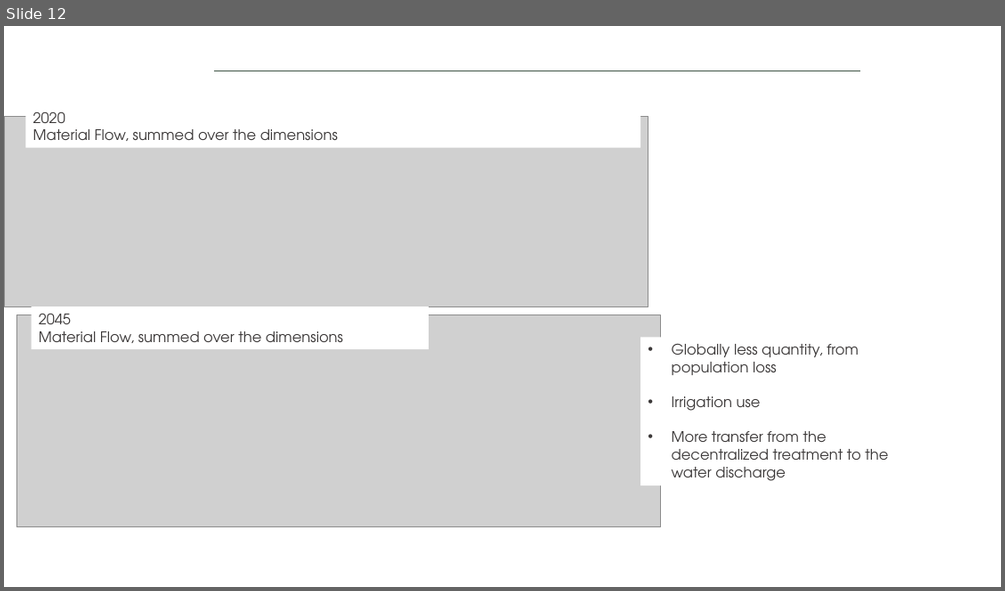
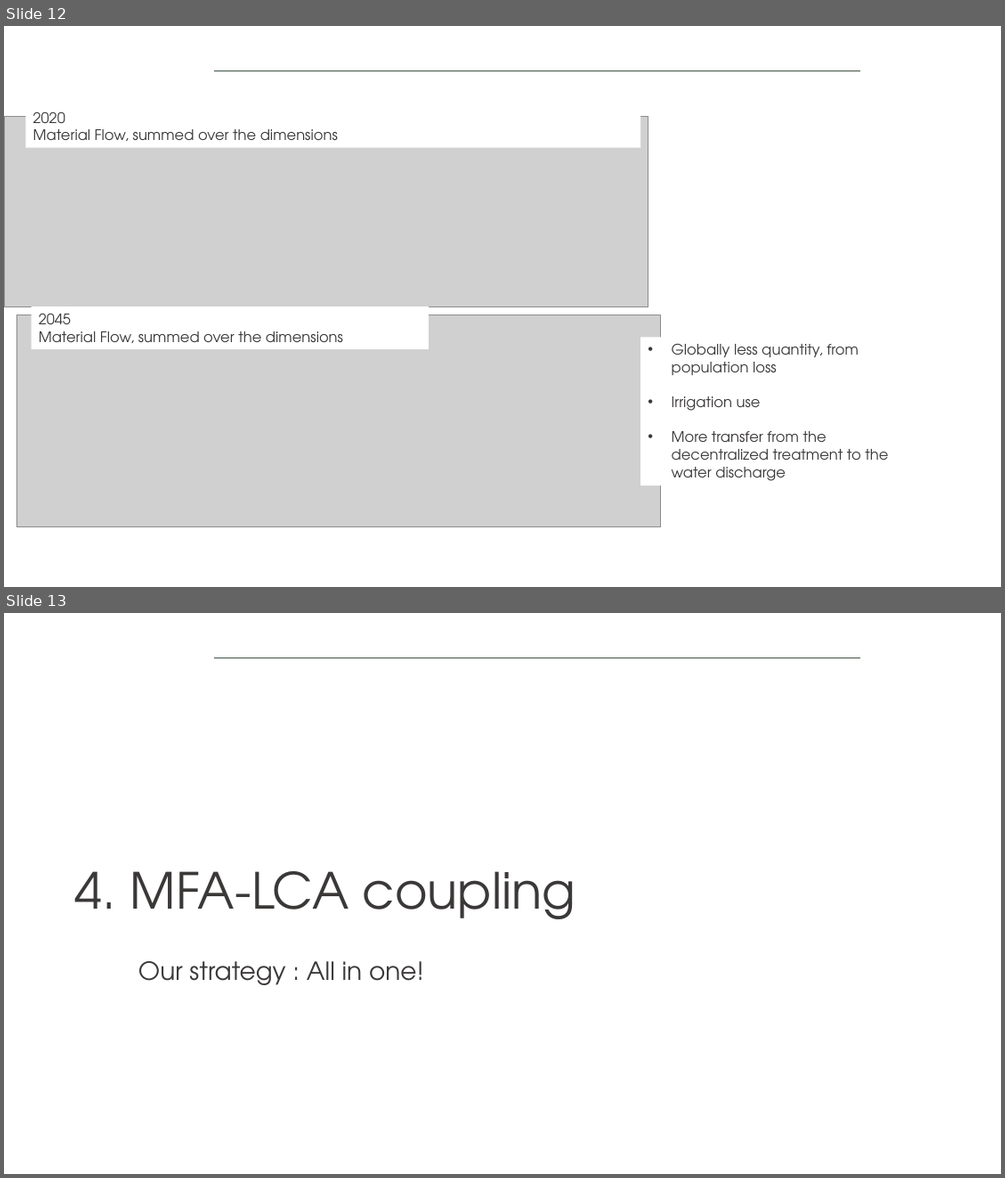
Before and after one commit to isabelapi/PAW_MFA_LCA_2025, a slide deck: presentation/dds_autumn_school_2025_paw_presentation_14-11-2025.pptx. Shown one above the other, each under a label of ours: slide 12 before the commit, slides 12 and 13 after it. The pictures are 1005x591 and 1005x1178 pixels, drawn with LibreOffice and Linux fonts; fonts in the diff are those of the drawing; grey boxes stand for pictures; background and template pictures are left out. Boxes give left, top, right and bottom in pixels: in the first picture for what was removed or moved away, otherwise in the second. Text is boxed around its words. In the diff, an @@ line names an element or a change of style, - is before the commit and + after.

```diff
--- a/presentation/dds_autumn_school_2025_paw_presentation_14-11-2025.pptx
+++ b/presentation/dds_autumn_school_2025_paw_presentation_14-11-2025.pptx
@@ slide 13 added at box(4, 613, 1001, 1174), background #FFFFFF; not listed: 1 template element that a slide beside it also shows @@
@@ text added at box(75, 871, 575, 919), 48 pt, text #3B3838 @@
+4. MFA-LCA coupling
@@ text added at box(138, 961, 424, 985), 24 pt, text #3B3838 @@
+Our strategy : All in one!
```
Also in this commit, not shown: 2 other slides added.
